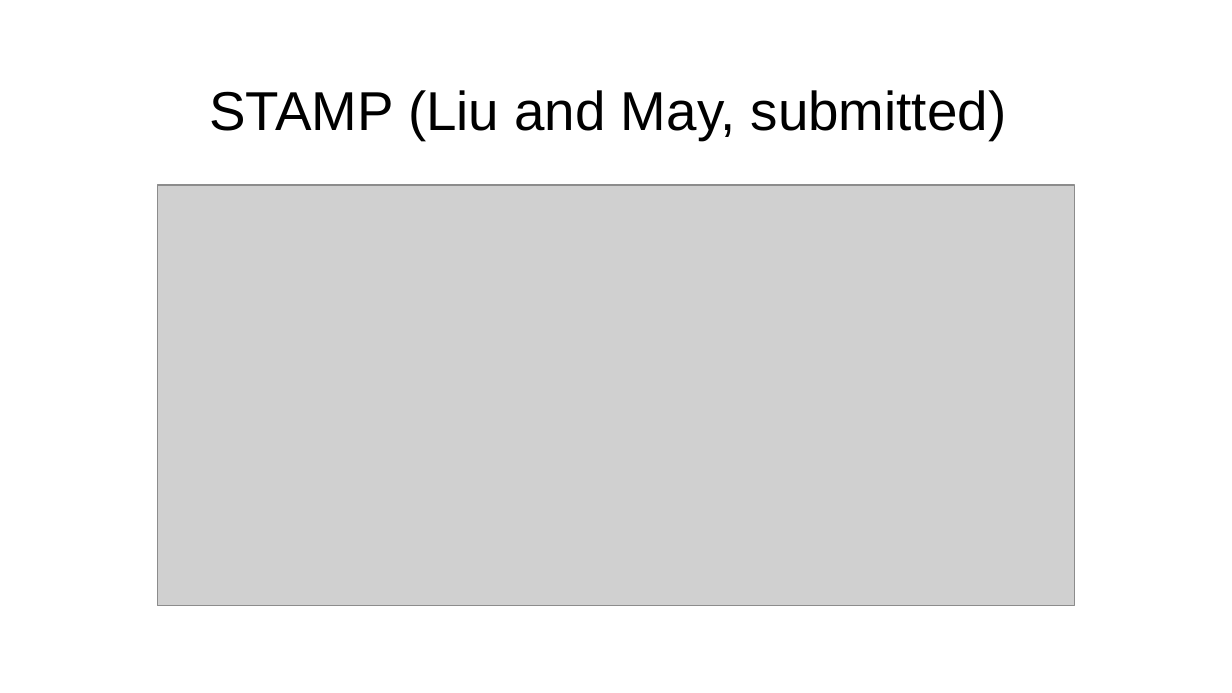
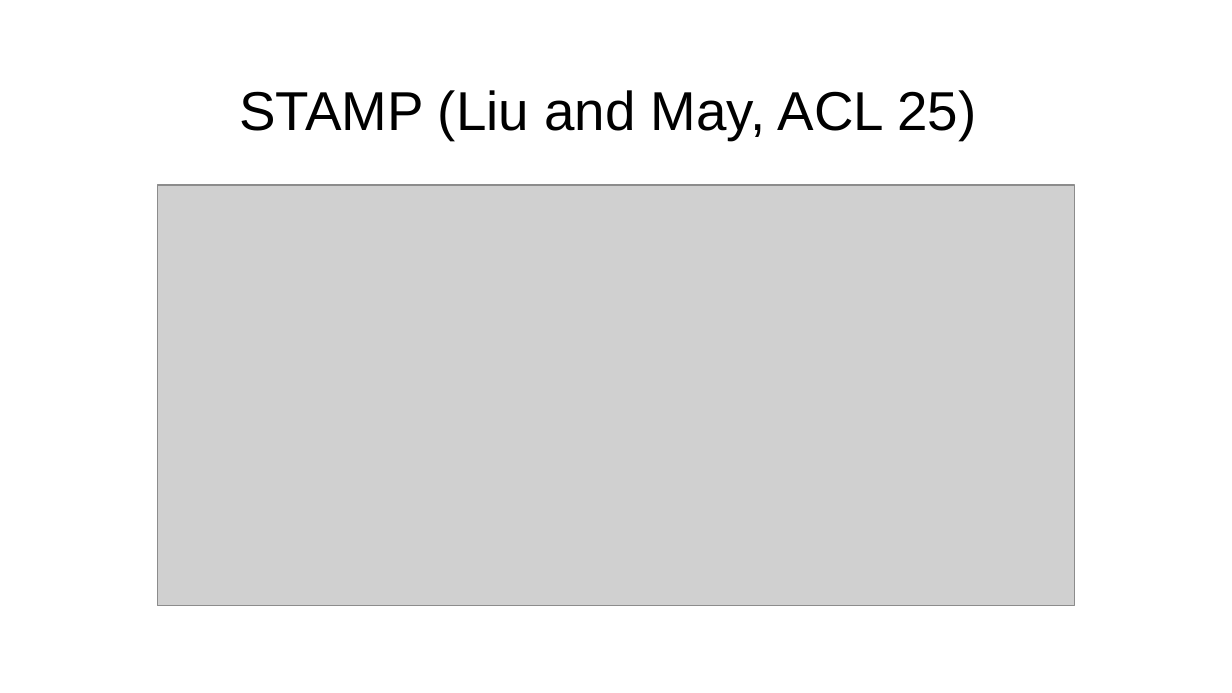
Before and after one commit to jonmay/USC-CS662, a slide deck: slide 78 of assets/files/rlhf.pptx (slide 77 before the commit). Drawn at 1232x693 pixels with LibreOffice and Linux fonts; fonts in the diff are those of the drawing; grey boxes stand for pictures. Boxes give left, top, right and bottom in pixels: in the first picture for what was removed or moved away, otherwise in the second. Text is boxed around its words. In the diff, an @@ line names an element or a change of style, - is before the commit and + after.

```diff
--- a/assets/files/rlhf.pptx
+++ b/assets/files/rlhf.pptx
@@ title at box(239, 90, 976, 140): text changed @@
-STAMP (Liu and May, submitted)
+STAMP (Liu and May, ACL 25)
```
Also in this commit, not shown: 12 other slides changed, 2 slides added, 1 slide removed.
